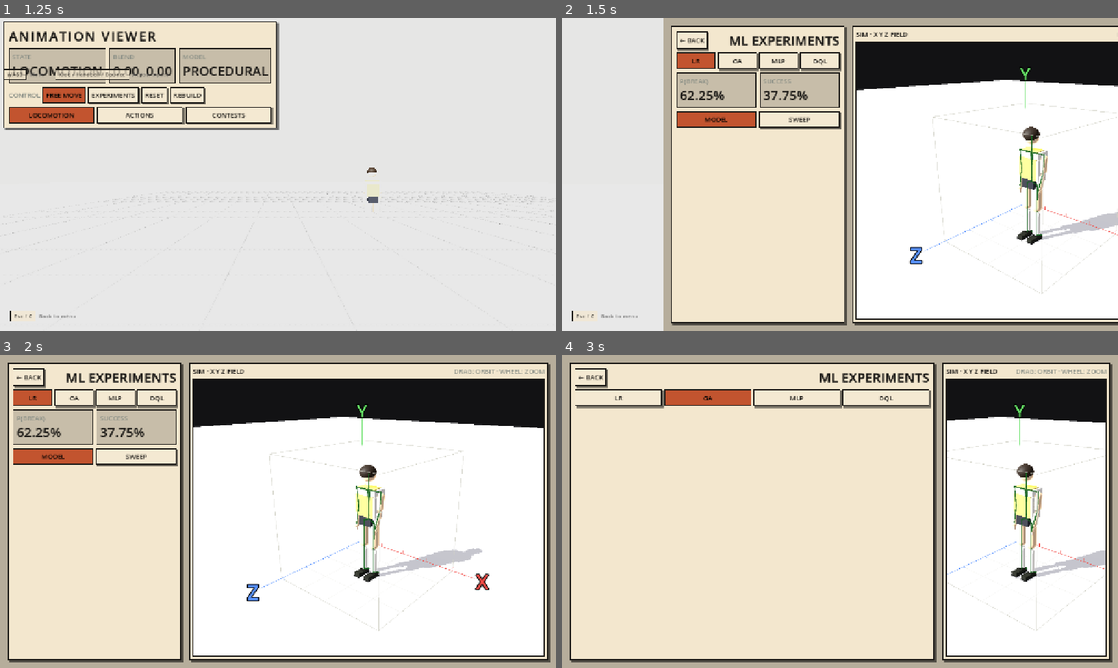
Above: before the commit, frames 1-4 (two rows, left to right).
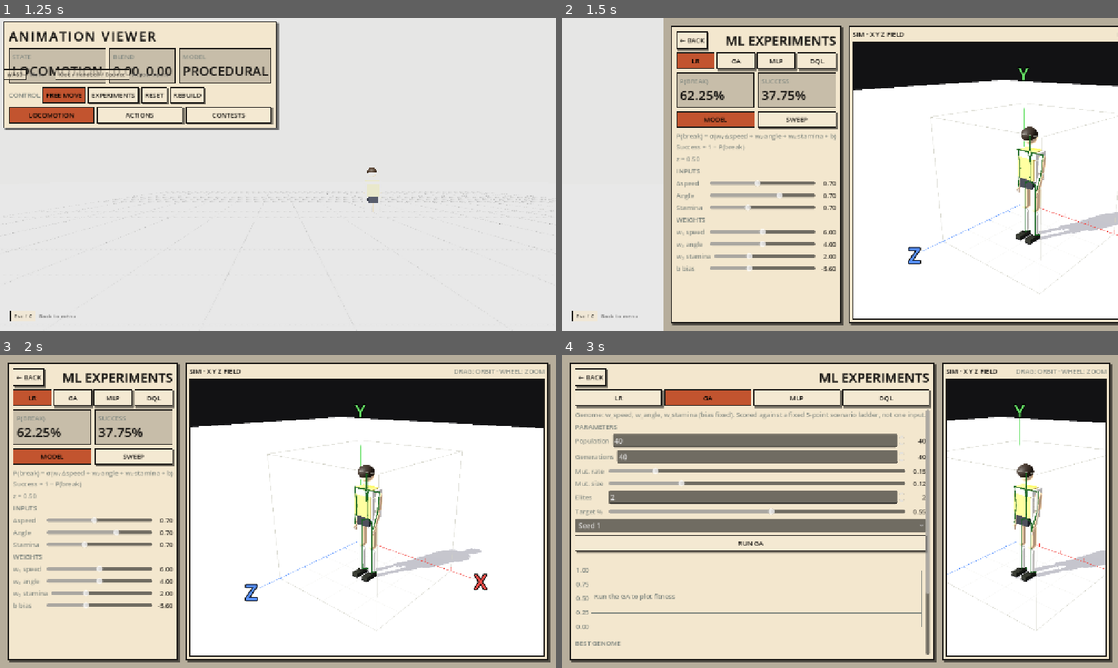
Above: after the commit, the same moments.

Repository: Yaandle/aussie-rules2
Game: Godot game, scene res://scenes/dev/animation_viewer.tscn
Same seed, same stepped clock (60 frames per second), same inputs: the game is played once before the commit and once after it. This scene is started directly instead of the project's main scene.
Inputs:
- Up to frame 1 (1.25 s): click "FREE MOVE" at 0.5 s
- Up to frame 2 (1.5 s): click "EXPERIMENTS" at 1.25 s
- Up to frame 3 (2 s): no input
- Up to frame 4 (3 s): click "LR" at 2 s; click "GA" at 2.75 s

Frame 1 is identical in both runs. In frame 2, 7.8% of the frame differs, in the area x 20-100%, y 2-99%; in frame 3, 7.9%; in frame 4, 15%, in the area x 2-67%, y 17-96%.

Commit message:
Fix LR/GA stage pages rendering empty on the ML Experiments page
stage_container had SIZE_EXPAND_FILL and each stage's inner
ScrollContainer asked for SIZE_EXPAND_FILL too, but the per-stage
VBoxContainer in between (returned by _build_lr_stage()/_build_ga_
stage()/_build_placeholder_stage()) never got the same flag — so it
sized to its own minimum inside stage_container, and a ScrollContainer's
minimum height is deliberately near-zero (that's the point of
scrolling). Every slider row and control on LR/GA collapsed to
invisible as a result; MLP/DQL looked fine only because their
placeholder content is plain Labels with no ScrollContainer, so they
had real minimum height regardless.

Co-Authored-By: Claude Sonnet 5 <noreply@anthropic.com>

Diff:
--- a/scripts/dev/ml_experiment_viewer.gd
+++ b/scripts/dev/ml_experiment_viewer.gd
@@ -197,6 +197,12 @@
 func _build_lr_stage() -> Control:
 	var stage := VBoxContainer.new()
 	stage.add_theme_constant_override(&"separation", 8)
+	# Without this, `stage` sizes to its own minimum inside stage_container
+	# — and a ScrollContainer's minimum height is deliberately tiny (that's
+	# the whole point of scrolling), so every slider row below it collapses
+	# to invisible. stage_container already expands; this is what lets the
+	# page actually use that space.
+	stage.size_flags_vertical = Control.SIZE_EXPAND_FILL
 
 	# Pinned live metrics
 	var metrics := HBoxContainer.new()
@@ -275,6 +281,7 @@
 func _build_ga_stage() -> Control:
 	var stage := VBoxContainer.new()
 	stage.add_theme_constant_override(&"separation", 8)
+	stage.size_flags_vertical = Control.SIZE_EXPAND_FILL   # see _build_lr_stage()'s comment
 
 	var scroll := ScrollContainer.new()
 	scroll.horizontal_scroll_mode = ScrollContainer.SCROLL_MODE_DISABLED
@@ -421,6 +428,7 @@
 func _build_placeholder_stage(stage_name: String, fixes: String, body: String) -> Control:
 	var stage := VBoxContainer.new()
 	stage.add_theme_constant_override(&"separation", 8)
+	stage.size_flags_vertical = Control.SIZE_EXPAND_FILL   # see _build_lr_stage()'s comment
 
 	stage.add_child(_muted_caption("QUEUED"))
 	stage.add_child(_section_heading(stage_name))
